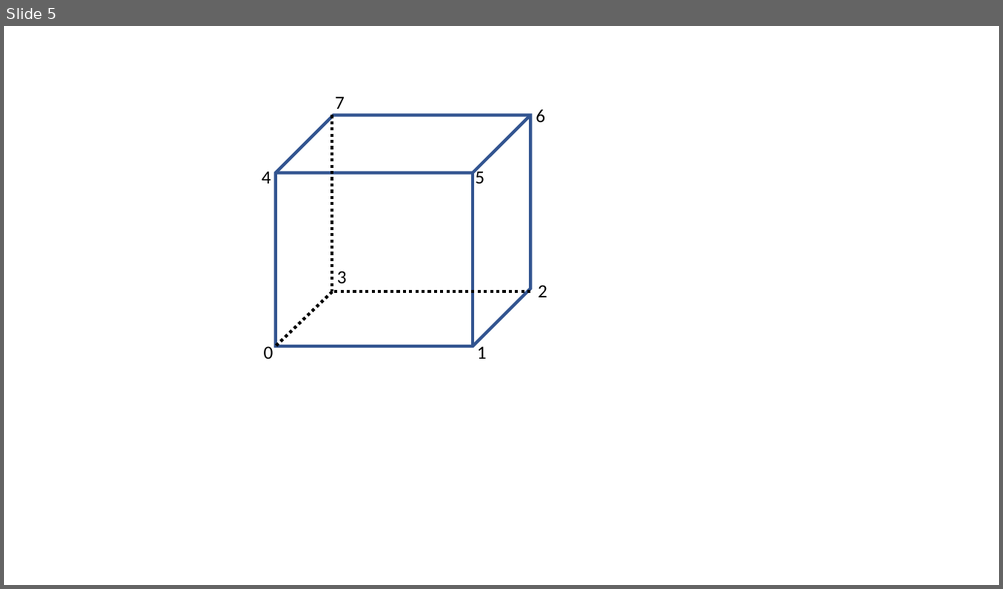
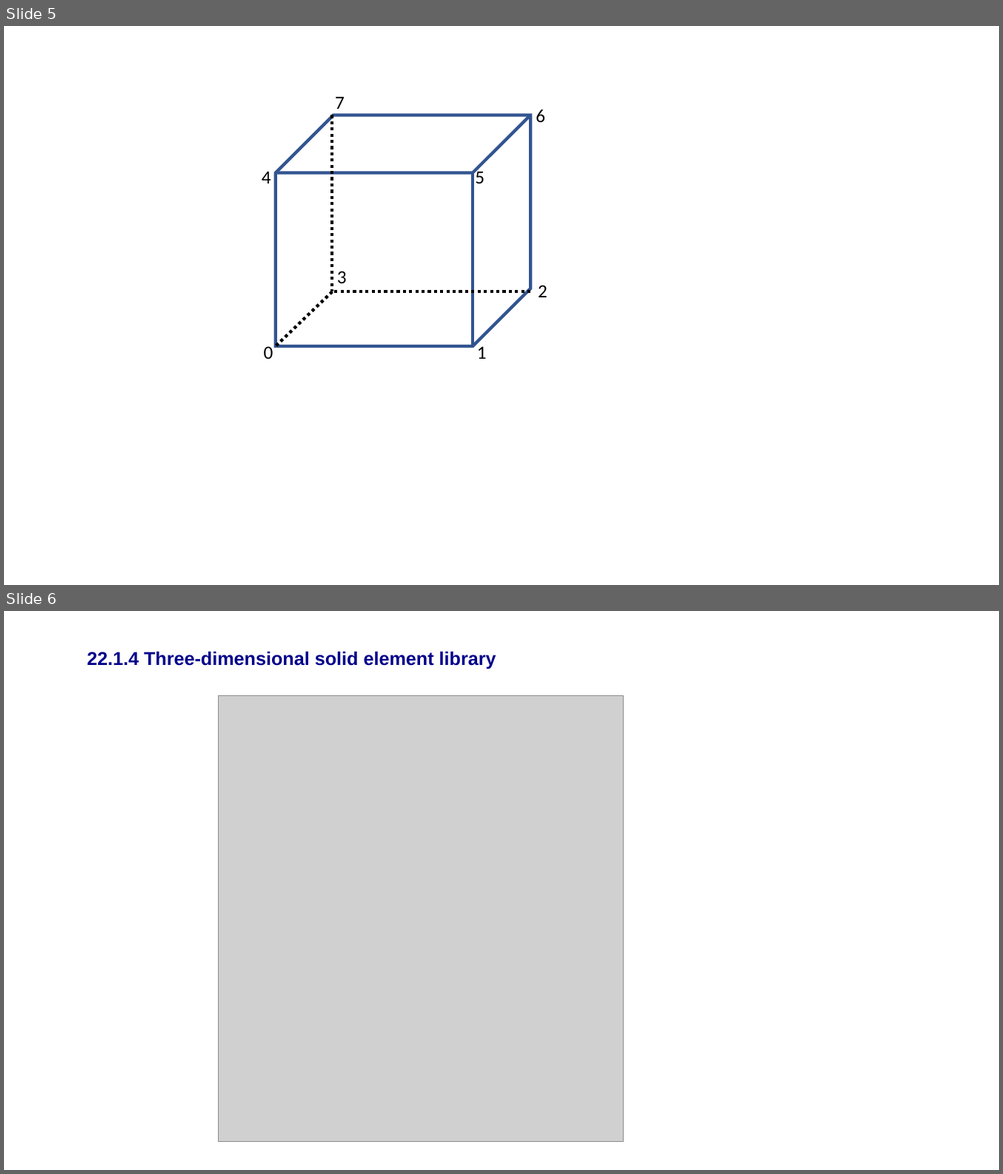
Before and after one commit to liangbright/pytorch_fea, a slide deck: doc/element.pptx. Shown one above the other, each under a label of ours: slide 5 before the commit, slides 5 and 6 after it. The pictures are 1003x589 and 1003x1174 pixels, drawn with LibreOffice and Linux fonts; fonts in the diff are those of the drawing; grey boxes stand for pictures. Boxes give left, top, right and bottom in pixels: in the first picture for what was removed or moved away, otherwise in the second. Text is boxed around its words. In the diff, an @@ line names an element or a change of style, - is before the commit and + after.

```diff
--- a/doc/element.pptx
+++ b/doc/element.pptx
@@ slide 6 added at (x1=4, y1=611, x2=999, y2=1170), background #FFFFFF @@
@@ text added at (x1=87, y1=651, x2=496, y2=669), 18 pt, text #00008B, bold @@
+22.1.4 Three-dimensional solid element library
@@ picture added at (x1=218, y1=695, x2=623, y2=1142) @@
```
Also in this commit, not shown: 1 other file.
